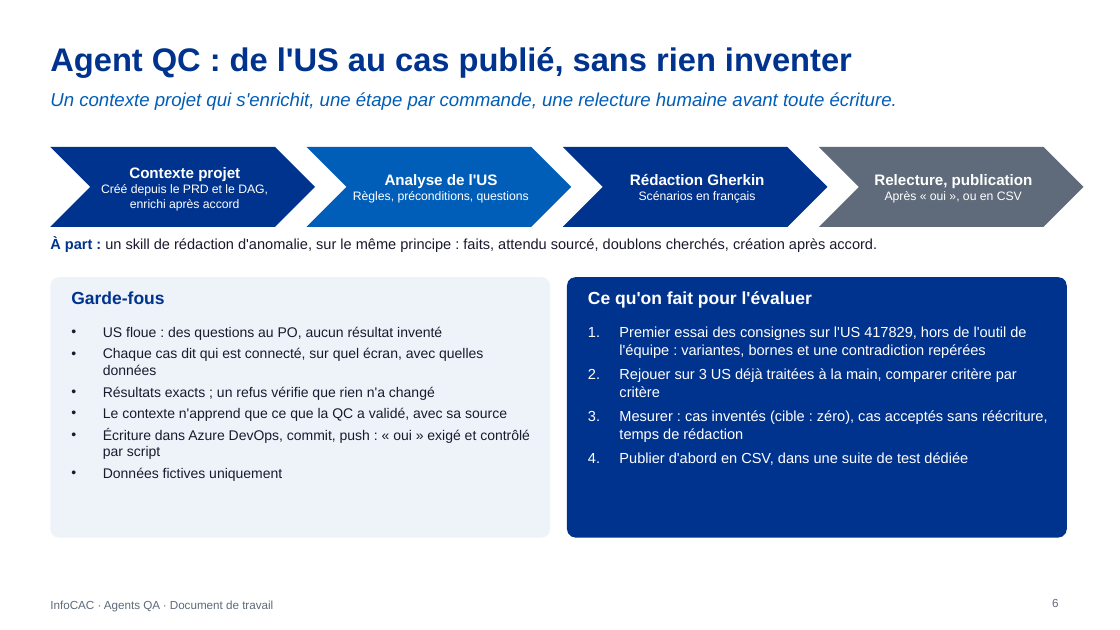
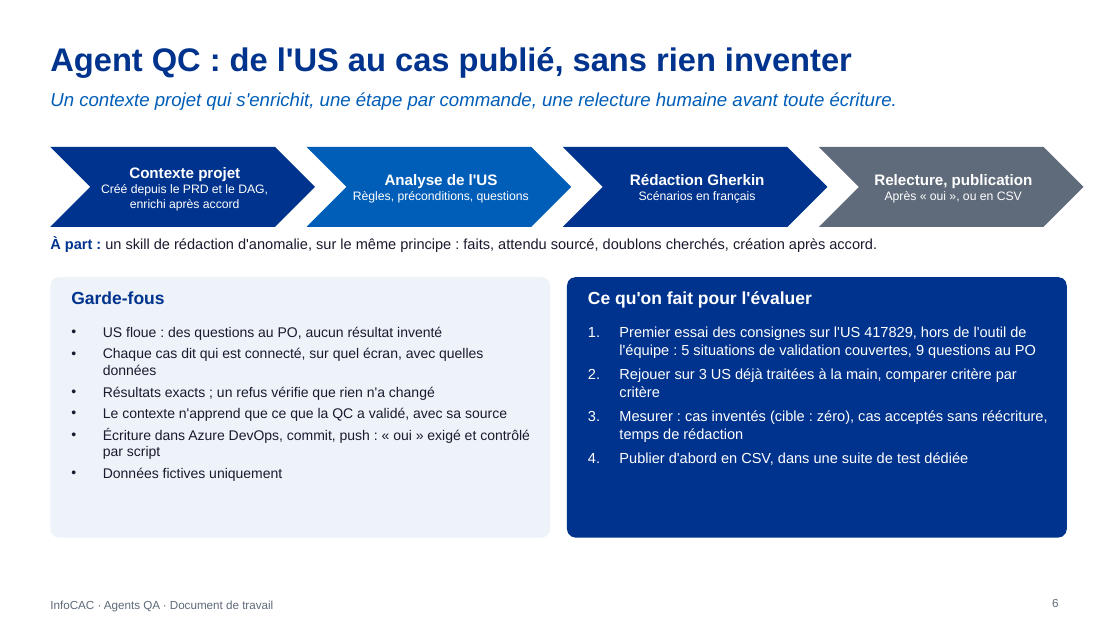
Before and after one commit to DauraRady/Travaux-QA, a slide deck: slide 6 of doc/InfoCAC-agents-QA.pptx. Drawn at 1120x630 pixels with LibreOffice and Linux fonts; fonts in the diff are those of the drawing. Boxes give left, top, right and bottom in pixels: in the first picture for what was removed or moved away, otherwise in the second. Text is boxed around its words. In the diff, an @@ line names an element or a change of style, - is before the commit and + after.

```diff
--- a/doc/InfoCAC-agents-QA.pptx
+++ b/doc/InfoCAC-agents-QA.pptx
@@ text at [619, 326, 1036, 358]: text changed @@
-1. Premier essai des consignes sur l'US 417829, hors de l'outil de l'équipe : variantes, bornes et une contradiction repérées
+1. Premier essai des consignes sur l'US 417829, hors de l'outil de l'équipe : 5 situations de validation couvertes, 9 questions au PO
```
Also in this commit, not shown: 3 other slides changed, 2 other files.
